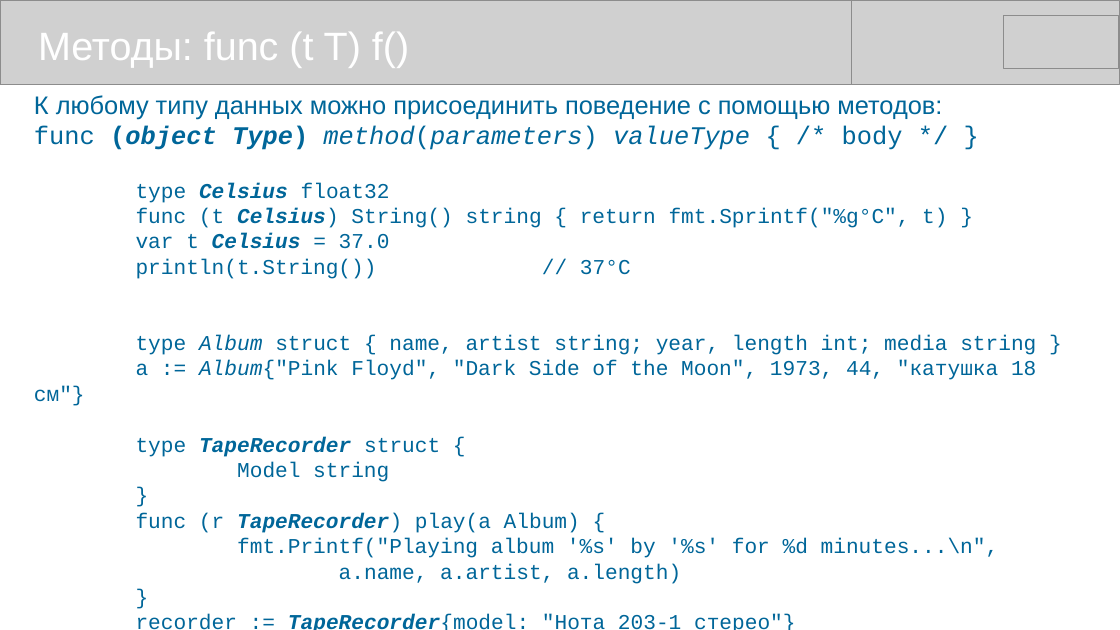
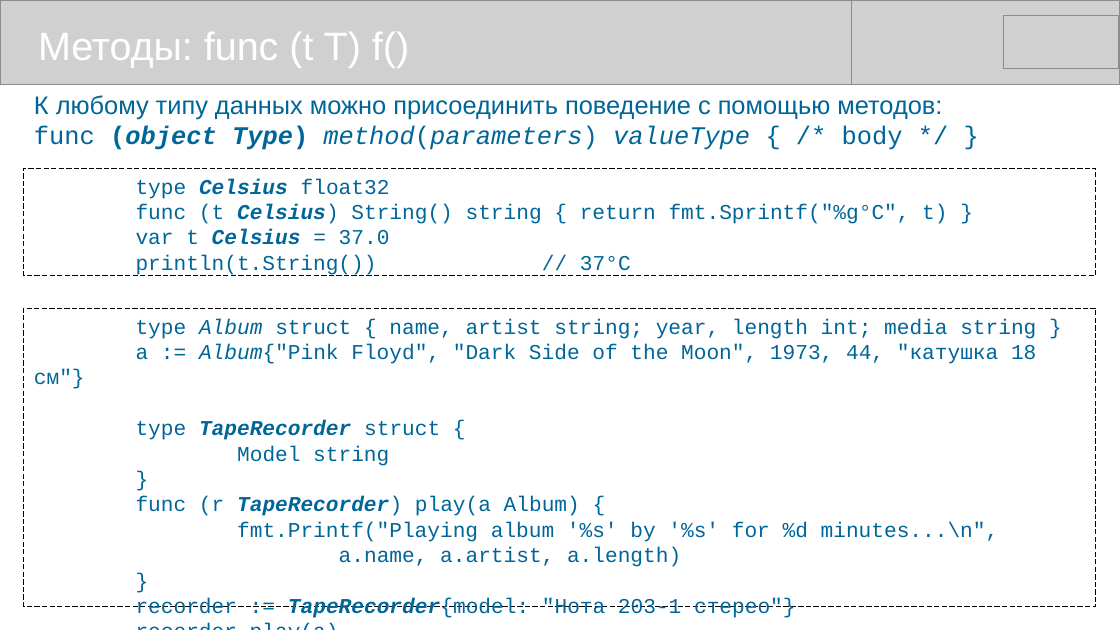
Before and after one commit to mike-shock/Go_language, a slide deck: slide 25 of Go_Preview.odp (slide 24 before the commit). Drawn at 1120x630 pixels with LibreOffice and Linux fonts; fonts in the diff are those of the drawing; grey boxes stand for pictures. Boxes give left, top, right and bottom in pixels: in the first picture for what was removed or moved away, otherwise in the second. Text is boxed around its words. In the diff, an @@ line names an element or a change of style, - is before the commit and + after.

```diff
--- a/Go_Preview.odp
+++ b/Go_Preview.odp
@@ text in rectangle at (34, 95, 947, 279): paragraphs removed @@
-К любому типу данных можно присоединить поведение с помощью методов:
-func (object Type) method(parameters) valueType { /* body */ }
-type Celsius float32
-func (t Celsius) String() string { return fmt.Sprintf("%g°C", t) }
-var t Celsius = 37.0
-println(t.String()) // 37°C
@@ rectangle added at (24, 168, 1097, 275), outline #000000 0 pt dashed, 15 pt, text #006699 @@
+type Celsius float32
+func (t Celsius) String() string { return fmt.Sprintf("%g°C", t) }
+var t Celsius = 37.0
+println(t.String()) // 37°C
@@ rectangle "type Album struct { name, ...": place and size @@
-rectangle "type Album struct { name, ..." at (34, 95, 1036, 584)
+rectangle "type Album struct { name, ..." at (24, 308, 1097, 607)
@@ rectangle "type Album struct { name, ..." at (24, 308, 1097, 607): outline none to #000000 0 pt dashed @@
```
Also in this commit, not shown: 12 other slides changed, 2 slides added, 1 slide removed, 1 other file.
